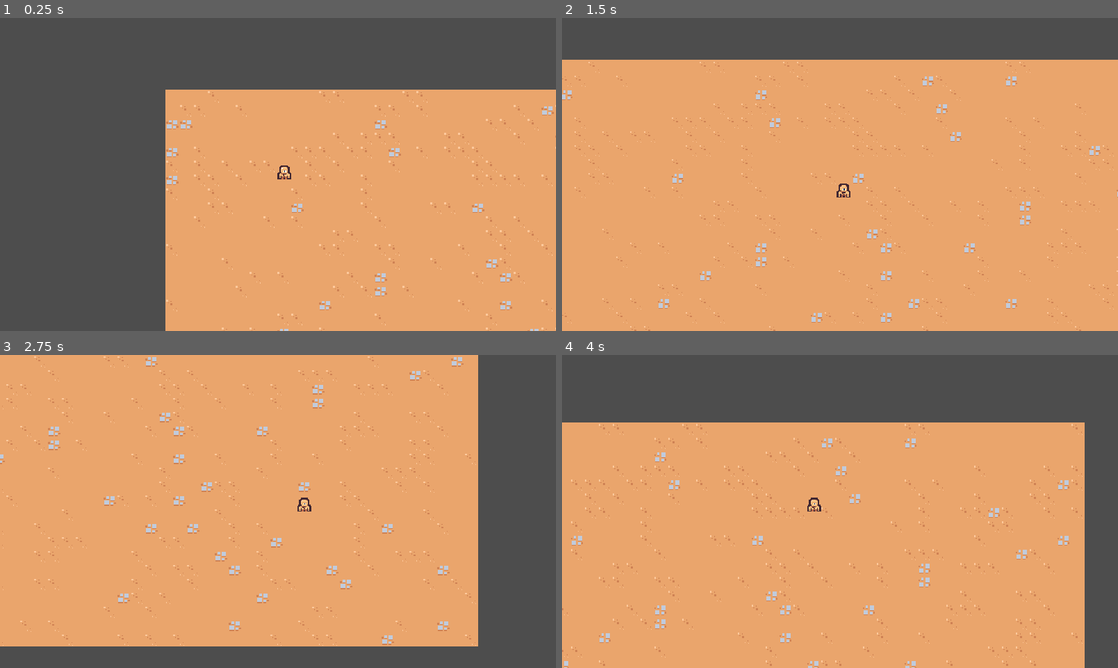
Above: before the commit, frames 1-4 (two rows, left to right).
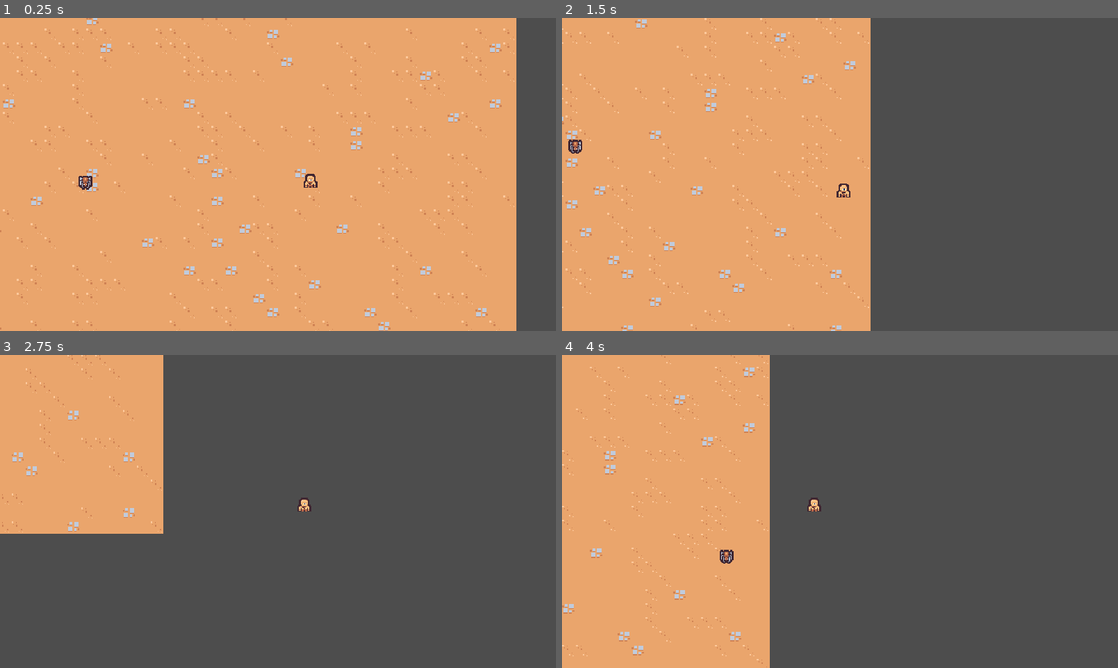
Above: after the commit, the same moments.

Repository: tiannahenrylewis/GodotCrashCourse
Game: Godot game, scene res://Scenes/Main/main.tscn
Same seed, same stepped clock (60 frames per second), same inputs: the game is played once before the commit and once after it.
Inputs:
- Up to frame 1 (0.25 s): no input
- Up to frame 2 (1.5 s): hold D (move_right) 0.53-1.28 s; hold S (move_down) from 1.28 s (still down)
- Up to frame 3 (2.75 s): release S (move_down) at 2.03 s; hold D (move_right) from 2.03 s (still down)
- Up to frame 4 (4 s): release D (move_right) at 2.78 s; hold W (move_up) 2.78-3.53 s; hold Left (move_left) from 3.53 s (still down)

The runs differ from the first frame. In frame 1, 53% of the frame differs, in the area x 0-100%, y 0-100%; in frame 2, 48%; in frame 3, 64%, in the area x 0-86%, y 0-94%; in frame 4, 54%.

Commit message:
S2: Add Basic Enemy

Diff:
--- /dev/null
+++ b/Scenes/BasicEnemy/basic_enemy.gd
@@ -0,0 +1,21 @@
+extends CharacterBody2D
+
+const MAX_SPEED = 125
+
+# Called when the node enters the scene tree for the first time.
+func _ready():
+	pass # Replace with function body.
+
+
+# Called every frame. 'delta' is the elapsed time since the previous frame.
+func _process(delta):
+	var direction = get_direction_to_player()
+	velocity = direction * MAX_SPEED
+	move_and_slide()
+
+
+func get_direction_to_player():
+	var player_node = get_tree().get_first_node_in_group("Player") as Node2D
+	if player_node != null:
+		return (player_node.global_position - global_position).normalized()
+	return Vector2.ZERO
--- /dev/null
+++ b/Scenes/BasicEnemy/basic_enemy.tscn
@@ -0,0 +1,19 @@
+[gd_scene load_steps=4 format=3 uid="uid://hk8madve4g4q"]
+
+[ext_resource type="Texture2D" uid="uid://cfxn8xhfqvap5" path="res://Scenes/BasicEnemy/basic_enemy.png" id="1_1r08b"]
+[ext_resource type="Script" path="res://Scenes/BasicEnemy/basic_enemy.gd" id="1_k2vko"]
+
+[sub_resource type="CircleShape2D" id="CircleShape2D_bxagc"]
+radius = 7.0
+
+[node name="BasicEnemy" type="CharacterBody2D"]
+collision_layer = 0
+script = ExtResource("1_k2vko")
+
+[node name="Sprite2D" type="Sprite2D" parent="."]
+texture = ExtResource("1_1r08b")
+offset = Vector2(2.08165e-12, -2.999)
+
+[node name="CollisionShape2D" type="CollisionShape2D" parent="."]
+position = Vector2(2.08165e-12, -4)
+shape = SubResource("CircleShape2D_bxagc")
--- a/Scenes/Main/main.tscn
+++ b/Scenes/Main/main.tscn
@@ -1,8 +1,9 @@
-[gd_scene load_steps=4 format=3 uid="uid://cg3ncd0v4lpau"]
+[gd_scene load_steps=5 format=3 uid="uid://cg3ncd0v4lpau"]
 
 [ext_resource type="TileSet" uid="uid://cw7g38h7bjci8" path="res://Resources/tileset.tres" id="1_7djtr"]
 [ext_resource type="PackedScene" uid="uid://ctjnjcm0jgc05" path="res://Scenes/Player/player.tscn" id="1_l5qke"]
 [ext_resource type="PackedScene" uid="uid://do47y47gpgg7b" path="res://Scenes/Camera/camera.tscn" id="1_y5yak"]
+[ext_resource type="PackedScene" uid="uid://hk8madve4g4q" path="res://Scenes/BasicEnemy/basic_enemy.tscn" id="4_jrk7u"]
 
 [node name="Main" type="Node2D"]
 
@@ -14,4 +15,7 @@
 layer_0/tile_data = PackedInt32Array(1441831, 0, 4, 1376295, 65536, 4, 1310759, 0, 4, 1245223, 65536, 4, 1179687, 0, 4, …(20164 unchanged characters)…
 
 [node name="Player" parent="." instance=ExtResource("1_l5qke")]
-position = Vector2(89, 55)
+position = Vector2(451, 185)
+
+[node name="BasicEnemy" parent="." instance=ExtResource("4_jrk7u")]
+position = Vector2(161, 181)
--- a/Scenes/Player/player.tscn
+++ b/Scenes/Player/player.tscn
@@ -7,6 +7,7 @@
 radius = 5.0
 
 [node name="Player" type="CharacterBody2D" groups=["Player"]]
+collision_layer = 0
 script = ExtResource("1_1qqnu")
 
 [node name="Sprite2D" type="Sprite2D" parent="."]
Binary file added: Scenes/BasicEnemy/basic_enemy.png
Not shown, added: Scenes/BasicEnemy/basic_enemy.png.import
